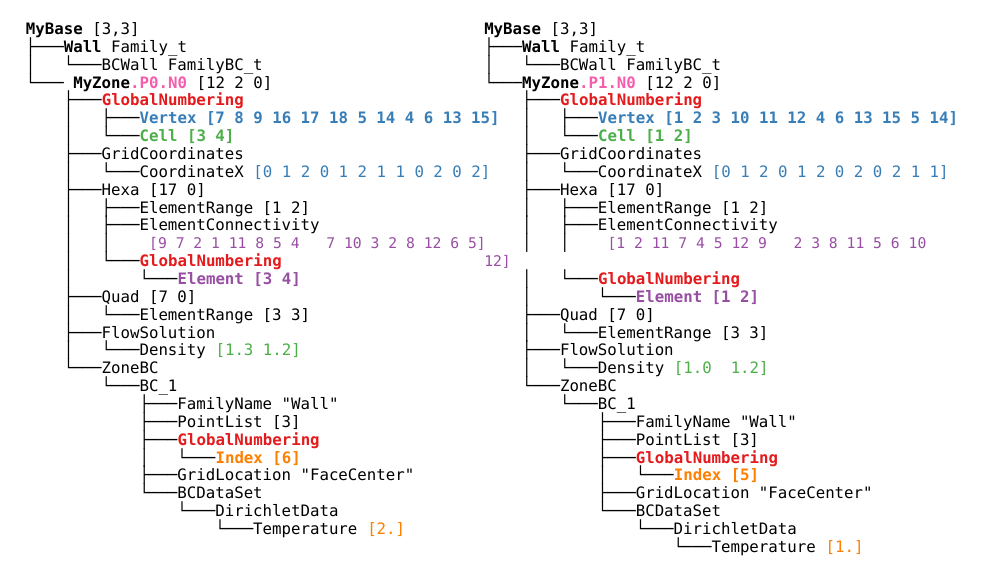
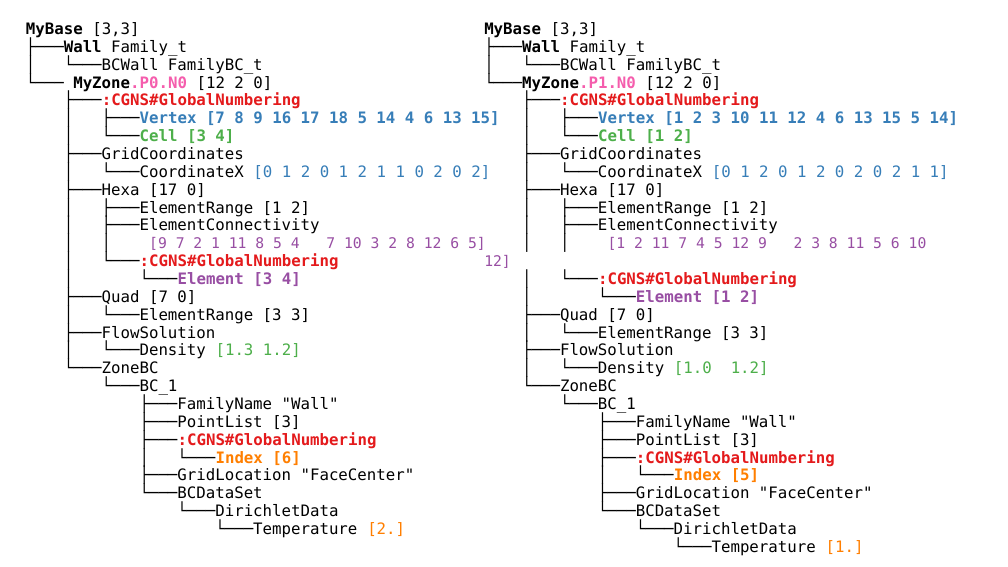
Before and after one commit to onera/Maia, a slide deck: slide 4 of doc/introduction/images/trees/trees.pptx. Drawn at 1008x567 pixels with LibreOffice and Linux fonts; fonts in the diff are those of the drawing. Boxes give left, top, right and bottom in pixels: in the first picture for what was removed or moved away, otherwise in the second. Text is boxed around its words. In the diff, an @@ line names an element or a change of style, - is before the commit and + after.

```diff
--- a/doc/introduction/images/trees/trees.pptx
+++ b/doc/introduction/images/trees/trees.pptx
@@ text at (64,92,301,109): text changed @@
-├───GlobalNumbering
+├───:CGNS#GlobalNumbering
@@ text at (522,92,759,109): text changed @@
-├───GlobalNumbering
+├───:CGNS#GlobalNumbering
@@ text at (102,253,339,270): text changed @@
-│ └───GlobalNumbering
+│ └───:CGNS#GlobalNumbering
@@ text at (560,271,797,288): text changed @@
-│ └───GlobalNumbering
+│ └───:CGNS#GlobalNumbering
@@ text at (140,432,377,449): text changed @@
-├───GlobalNumbering
+├───:CGNS#GlobalNumbering
@@ text at (598,450,835,467): text changed @@
-├───GlobalNumbering
+├───:CGNS#GlobalNumbering
```
Also in this commit, not shown: 3 other slides changed, 5 other files.
